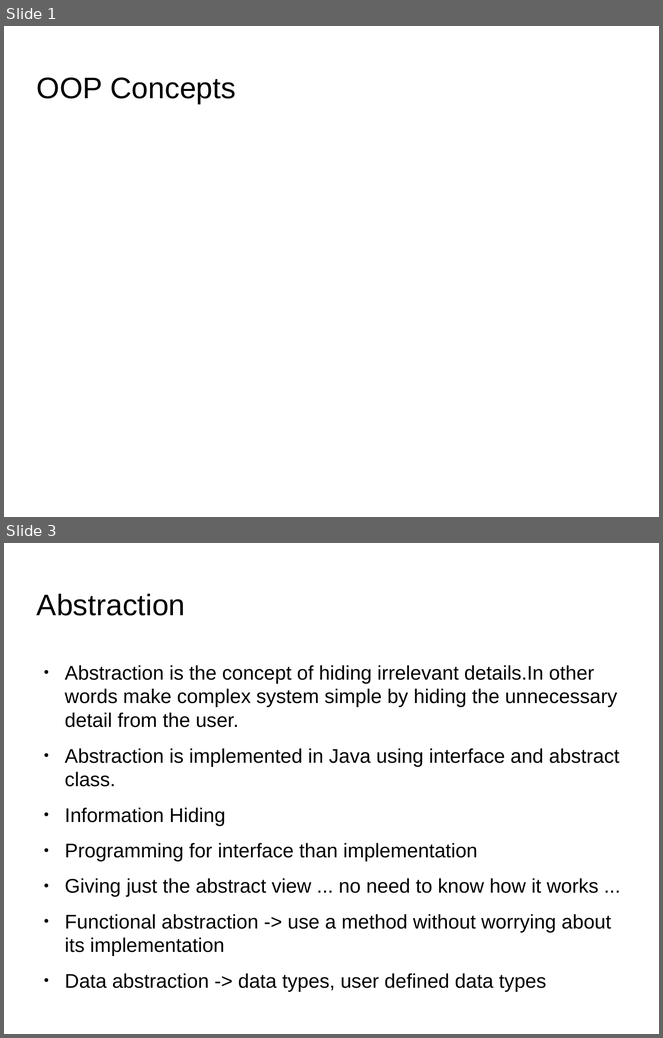
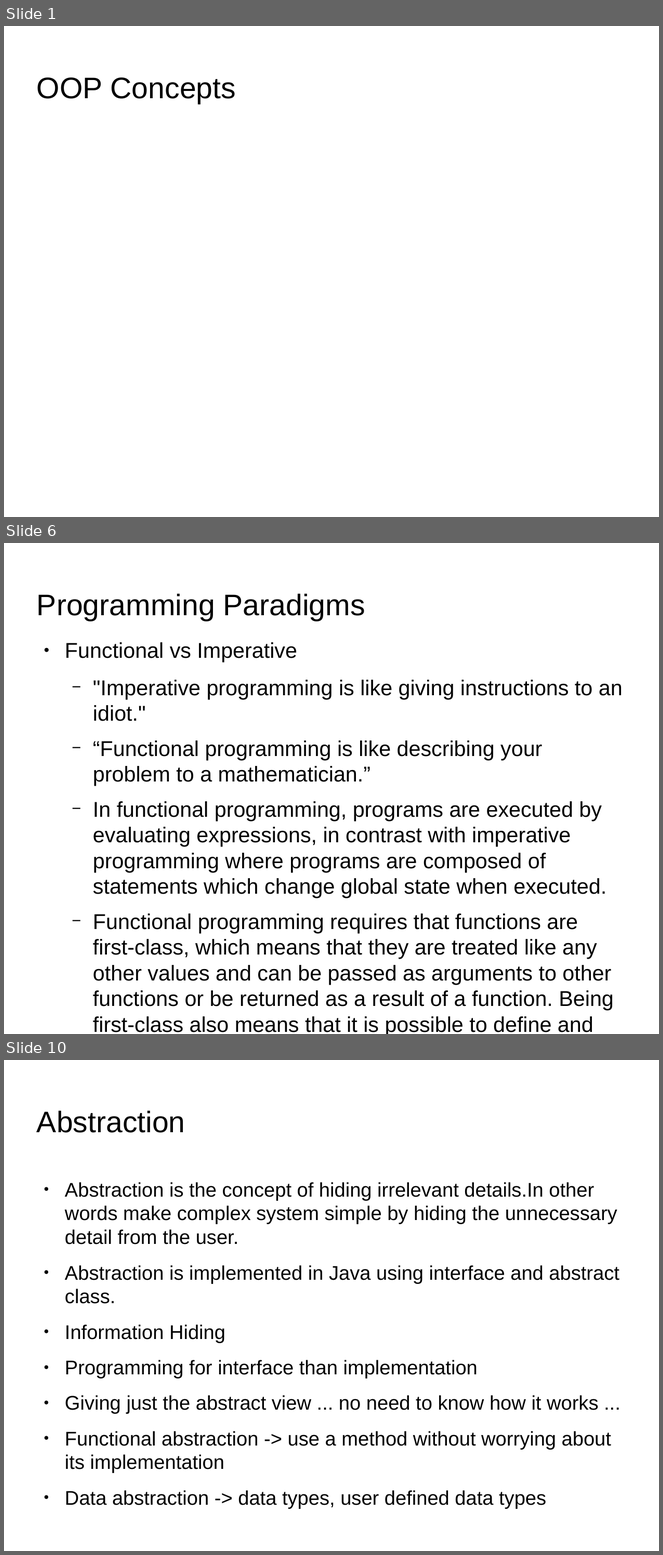
Before and after one commit to shikha-desai/Internship_PreWork, a slide deck: OOP/OOP_Concepts.odp. Shown one above the other, each under a label of ours: slides 1 and 3 before the commit, slides 1, 6 and 10 after it; the slides between them are not shown. The pictures are 663x1038 and 663x1555 pixels, drawn with LibreOffice and Linux fonts; fonts in the diff are those of the drawing; background and template pictures are left out. Boxes give left, top, right and bottom in pixels: in the first picture for what was removed or moved away, otherwise in the second. Text is boxed around its words. In the diff, an @@ line names an element or a change of style, - is before the commit and + after.

Commit message:
Added programming paradigms to oop_concepts ppt

```diff
--- a/OOP/OOP_Concepts.odp
+++ b/OOP/OOP_Concepts.odp
@@ slide 6 added at box(4, 543, 659, 1034), background picture (left out) @@
@@ title added at box(37, 593, 365, 621), 36 pt, text #000000 @@
+Programming Paradigms
@@ text added at box(65, 642, 623, 1034), 26 pt, text #000000 @@
+● Functional vs Imperative
+  − "Imperative programming is like giving instructions to an idiot."
+  − “Functional programming is like describing your problem to a mathematician.”
+  − In functional programming, programs are executed by evaluating expressions, in contrast with imperative programming where programs are composed of statements which change global state when executed.
+  − Functional programming requires that functions are first-class, which means that they are treated like any other values and can be passed as arguments to other functions or be returned as a result of a function. Being first-class also means that it is possible to define and manipulate functions from within other functions.
@@ what was slide 3 is now slide 10 @@
```
Also in this commit, not shown: 7 other slides added, 1 slide removed, 1 other file.
